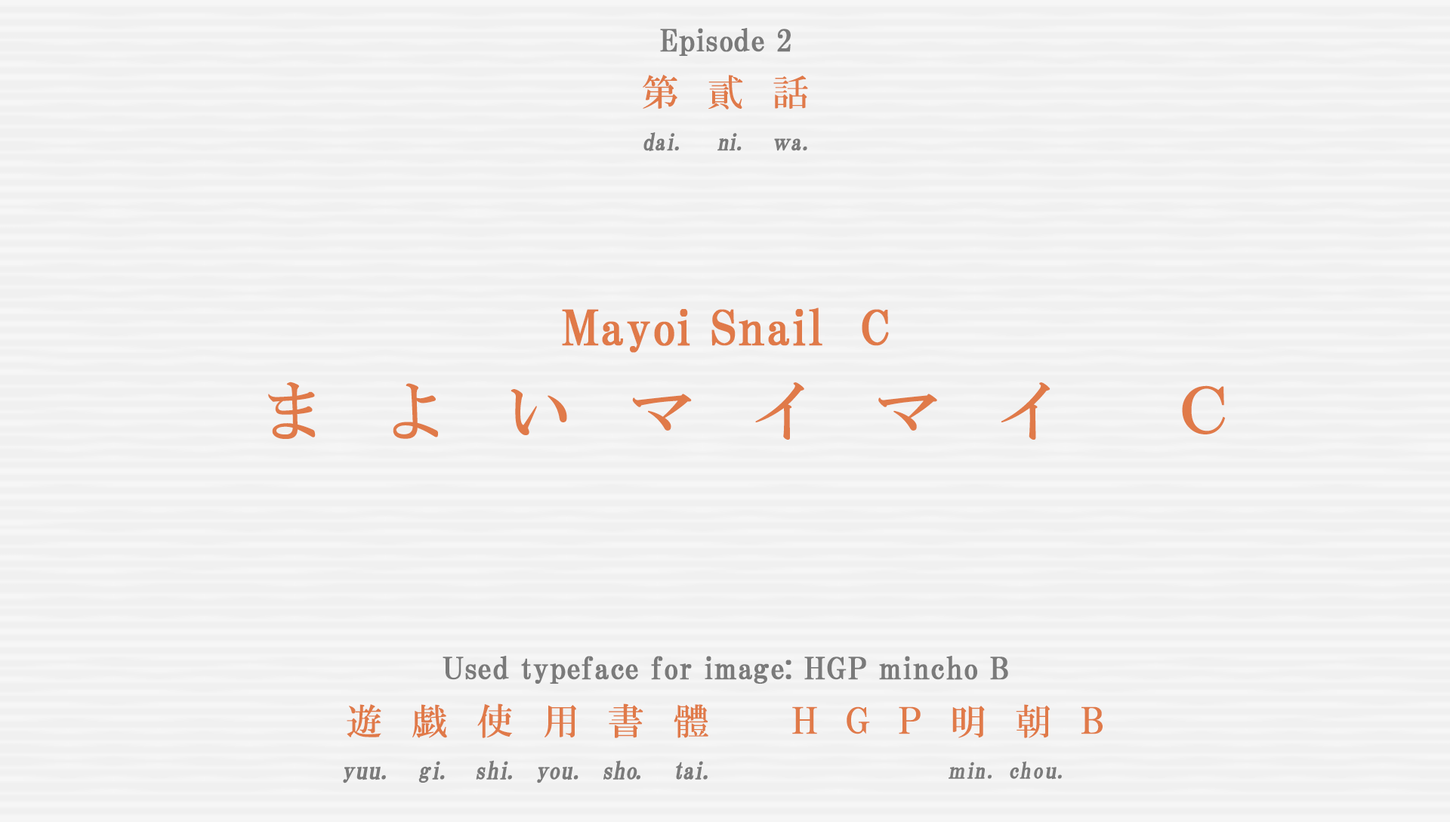
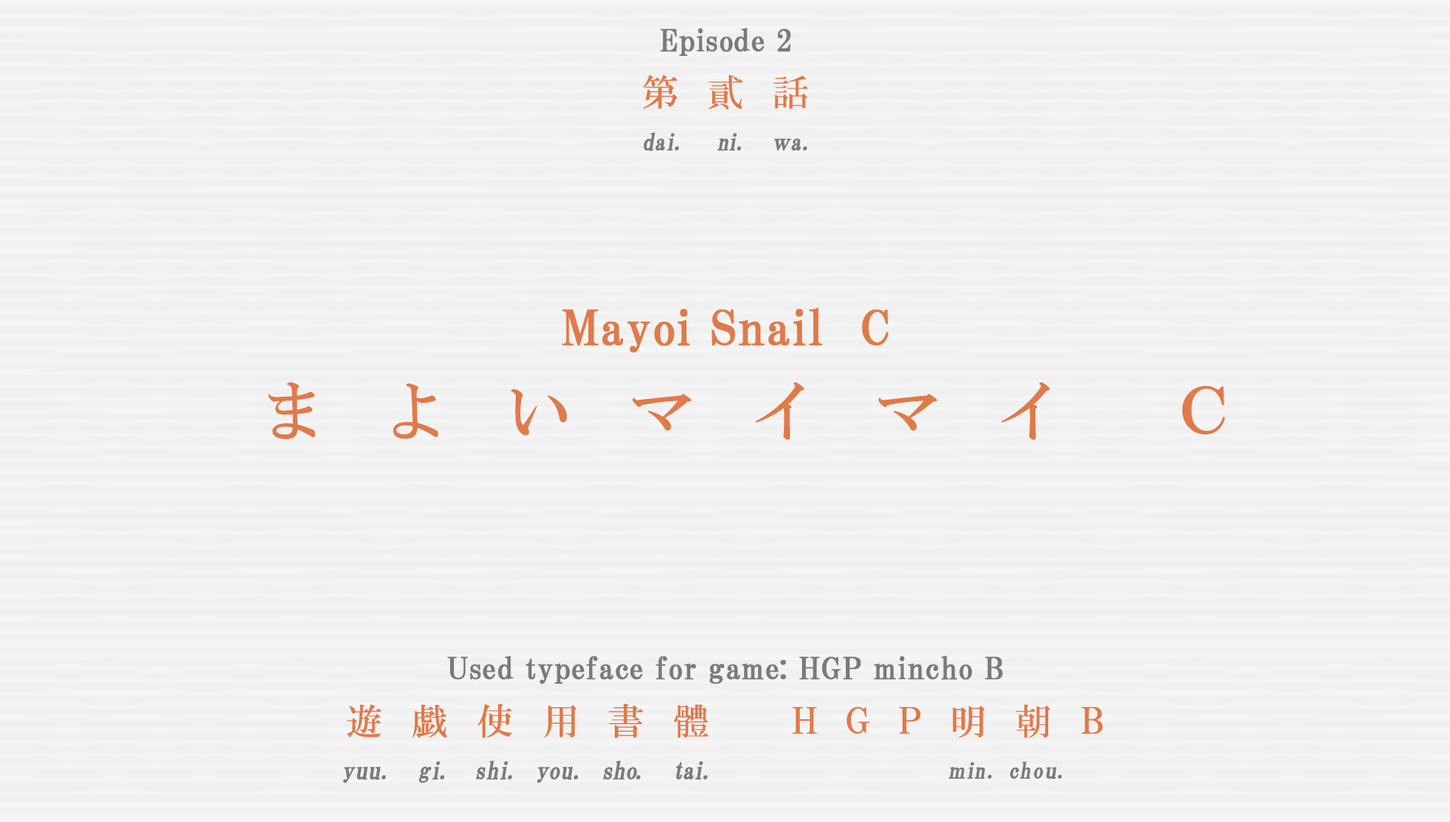
Before/after of a 1450×822 layered artwork. What changed in the layer stack:
renamed "Used typeface for image: HGP mincho B" to "Used typeface for game: HGP mincho B", painted on it over <box>442,655,1009,684</box>
